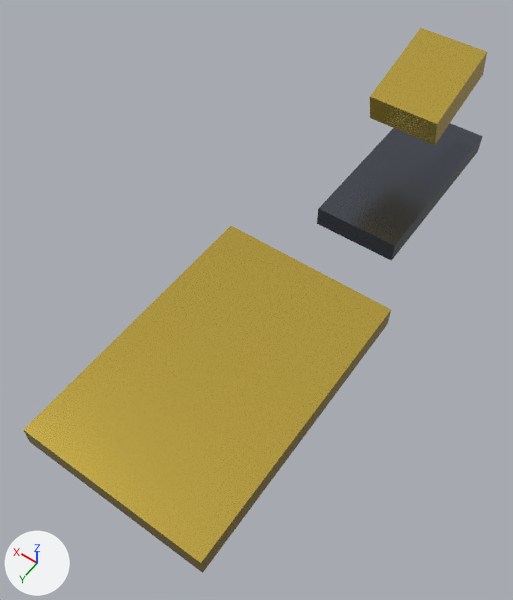
One commit to the FBX model apps/web-client/dist/assets/models/units/CO_MonsoonArtillery.fbx: the scene before it, then after it.
The view is the same before and after, from a camera (50 mm lens) standing at (-4.7, 12.74, 12.51) and looking at (0.43, 5.56, 1.23). Arrows for +X, +Y and +Z are at lower left; the lights stay in place. The older version comes first. Objects named as collision shapes, trigger or cutter boxes, shadow casters or lower levels of detail are left out. Where no turn or scale is listed for an object, it has been applied to the vertices.
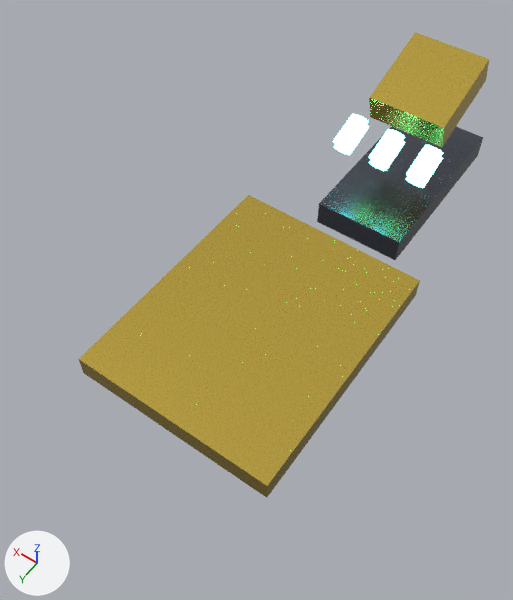
ob_gunpitch is not drawn itself; it is the parent of ob_cube_002, ob_muzzle.
ob_turretyaw is not drawn itself; it is the parent of ob_gunpitch.

Changed parts and their boxes [x1, y1, x2, y2] in the pictures (513 x 600 px; the box of a moved part takes in the faces that stretch with it):
'Cube.001', recoloured, reshaped, moved, rescaled (7% narrower, 13% shorter): before [23, 226, 391, 573]; after [79, 195, 420, 498]
'Cube', recoloured, reshaped, rescaled: before [317, 123, 483, 261]; after [317, 126, 483, 260]
'Cube.002', moved, turned, rescaled: before [370, 28, 487, 145]; after [369, 32, 489, 147]
'Cylinder', added: after [406, 145, 443, 183]
'Cylinder.002', added: after [369, 129, 405, 166]
'Cylinder.004', added: after [333, 114, 369, 149]
'Cylinder.005', added: after [334, 125, 369, 155]
'Cylinder.003', added: after [369, 141, 405, 171]
'Cylinder.001', added: after [406, 157, 443, 188]
part 1 of me_cube, moved or reshaped (not visible afterwards): before [317, 123, 483, 261]

Patch to the scene script:
```diff
--- a/apps/web-client/dist/assets/models/units/CO_MonsoonArtillery.fbx.py
+++ b/apps/web-client/dist/assets/models/units/CO_MonsoonArtillery.fbx.py
@@ mat_mat_coalitionteal @@
+mat_mat_coalitionteal = principled_material('Mat_CoalitionTeal')
+mat_mat_coalitionteal.base_color = (0.05, 0.85, 0.75)  # cyan #3fede1
+mat_mat_coalitionteal.metallic = 0.5
+mat_mat_coalitionteal.roughness = 0.15
+mat_mat_coalitionteal.emission_color = (0.1, 0.95, 0.85)  # cyan #59f9ed
+mat_mat_coalitionteal.emission_strength = 10.0
@@ me_cube_001 @@
 me_cube_001.from_pydata(...)  # 8 vertices, 6 faces; spans x -0.5..0.5, y -0.5..0.5, z -0.5..0.5
-me_cube_001.materials.append(mat_mat_coalitiongold)  # yellow #e7c859
+me_cube_001.materials.append(mat_mat_darksteel)  # grey #61656f
@@ me_cylinder_002 @@
+me_cylinder_002.from_pydata(...)  # 64 vertices, 34 faces; spans x -0.216..0.216, y -0.406..0.406, z -0.203..0.203
+me_cylinder_002.materials.append(mat_mat_coalitionteal)  # cyan #3fede1, glowing cyan #59f9ed
@@ ob_turretyaw @@
 ob_turretyaw.parent = ob_vehicleroot
-ob_turretyaw.location = (0.0, 0.0, 1.2)
+ob_turretyaw.location = (0.0, 0.0, 1.1)
@@ ob_cube @@
-ob_cube = bpy.data.objects.new('Cube', me_cube)
+ob_cube = bpy.data.objects.new('Cube', me_cube_001)
 ob_cube.parent = ob_vehicleroot
 ob_cube.location = (0.0, 0.0, 0.6)
-ob_cube.scale = (2.0, 4.6, 0.5)
+ob_cube.scale = (2.1, 4.4, 0.6)
@@ ob_cube_001 @@
-ob_cube_001 = bpy.data.objects.new('Cube.001', me_cube_001)
+ob_cube_001 = bpy.data.objects.new('Cube.001', me_cube_002)
 ob_cube_001.parent = ob_cube
-ob_cube_001.location = (0.0, 1.6, 1.25)
-ob_cube_001.scale = (1.95, 1.3, 0.95)
+ob_cube_001.location = (0.0, 1.4, 1.3)
+ob_cube_001.scale = (2.0, 1.2, 0.8)
@@ ob_gunpitch @@
 ob_gunpitch.parent = ob_turretyaw
-ob_gunpitch.location = (0.0, 0.5, 0.3)
+ob_gunpitch.location = (0.0, 0.4, 0.25)
@@ ob_cube_002 @@
 ob_cube_002.location = (0.0, -0.8, 1.6)
-ob_cube_002.rotation_euler = (-0.262, 0.0, 0.0)  # degrees (-15, 0, 0)
-ob_cube_002.scale = (1.6, 2.2, 0.7)
+ob_cube_002.rotation_euler = (-0.314, 0.0, 0.0)  # degrees (-18, 0, 0)
+ob_cube_002.scale = (1.8, 2.0, 0.7)
@@ ob_cylinder_002 @@
+ob_cylinder_002 = bpy.data.objects.new('Cylinder.002', me_cylinder_002)
+ob_cylinder_002.location = (0.0, 1.34, 2.49)
@@ ob_cylinder @@
+ob_cylinder = bpy.data.objects.new('Cylinder', me_cylinder_002.copy())
+ob_cylinder.location = (-0.9, 1.34, 2.49)
@@ ob_cylinder_005 @@
+ob_cylinder_005 = bpy.data.objects.new('Cylinder.005', me_cylinder_002.copy())
+ob_cylinder_005.location = (0.9, 1.28, 2.29)
@@ ob_cylinder_001 @@
+ob_cylinder_001 = bpy.data.objects.new('Cylinder.001', me_cylinder_002.copy())
+ob_cylinder_001.location = (-0.9, 1.28, 2.29)
@@ ob_cylinder_004 @@
+ob_cylinder_004 = bpy.data.objects.new('Cylinder.004', me_cylinder_002.copy())
+ob_cylinder_004.location = (0.9, 1.34, 2.49)
@@ ob_cylinder_003 @@
+ob_cylinder_003 = bpy.data.objects.new('Cylinder.003', me_cylinder_002.copy())
+ob_cylinder_003.location = (0.0, 1.28, 2.29)
```
